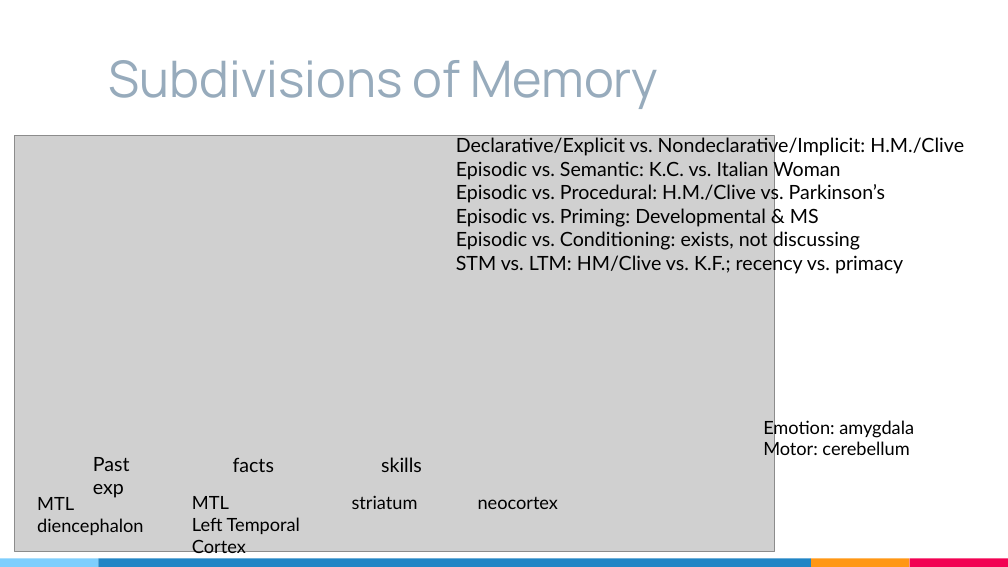
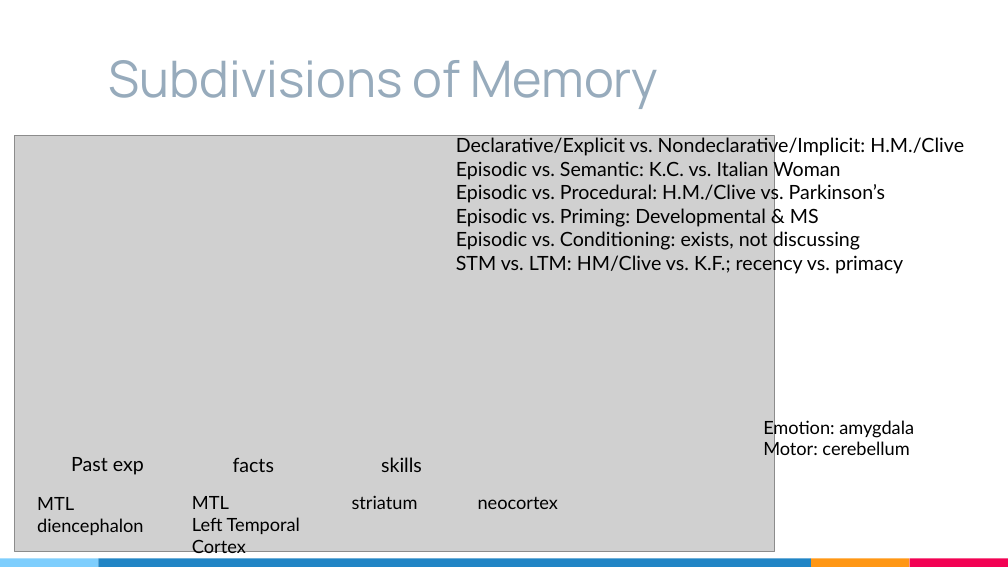
Before and after one commit to cogpsychduke2019/cogpsychduke2019.github.io, a slide deck: slide 17 of files/CogPsychDay12.pptx. Drawn at 1008x567 pixels with LibreOffice and Linux fonts; fonts in the diff are those of the drawing; grey boxes stand for pictures. Boxes give left, top, right and bottom in pixels: in the first picture for what was removed or moved away, otherwise in the second. Text is boxed around its words. In the diff, an @@ line names an element or a change of style, - is before the commit and + after.

```diff
--- a/files/CogPsychDay12.pptx
+++ b/files/CogPsychDay12.pptx
@@ text "Past exp" rewrapped from [93, 457, 130, 498] to [71, 457, 144, 475] @@
```
